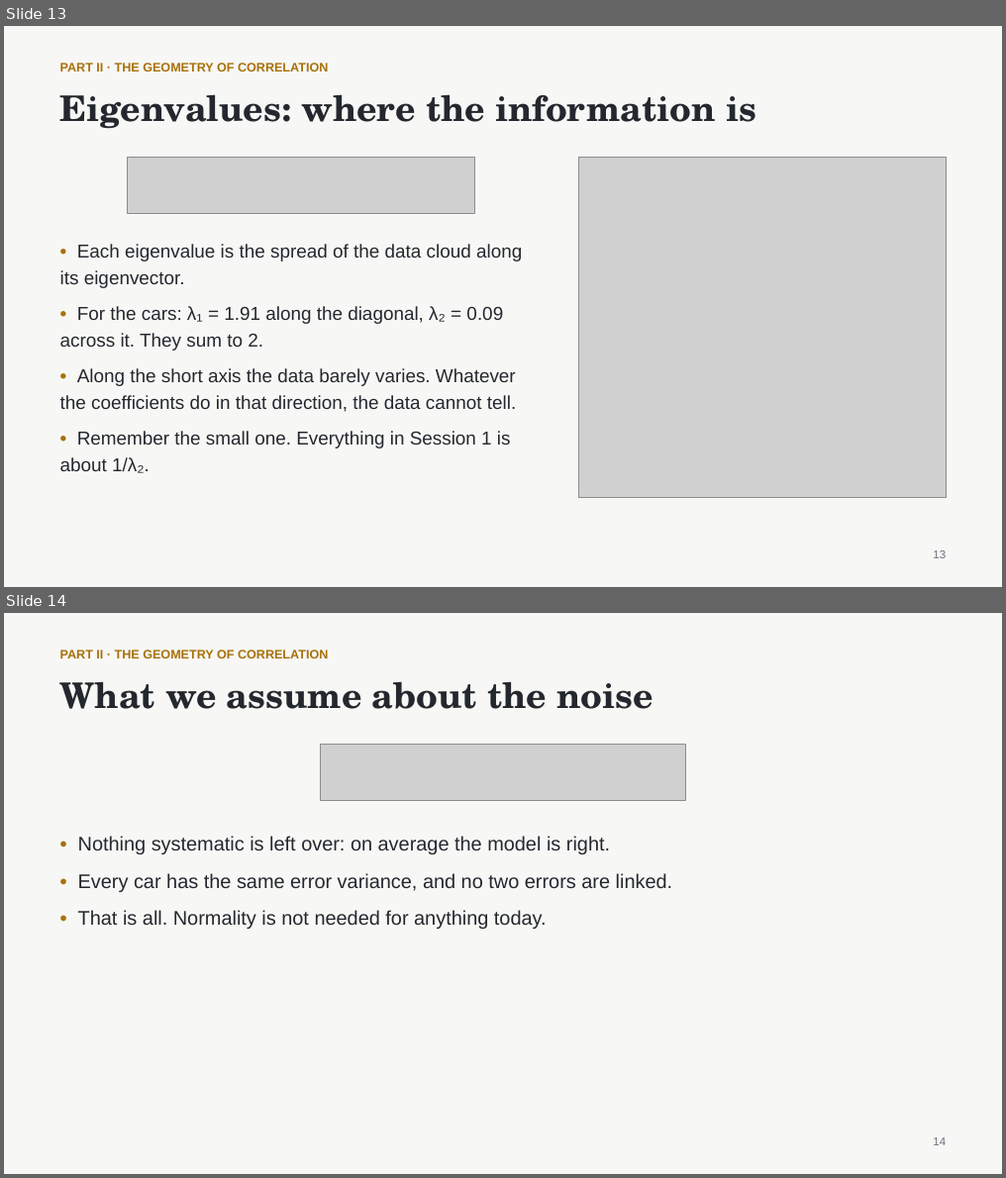
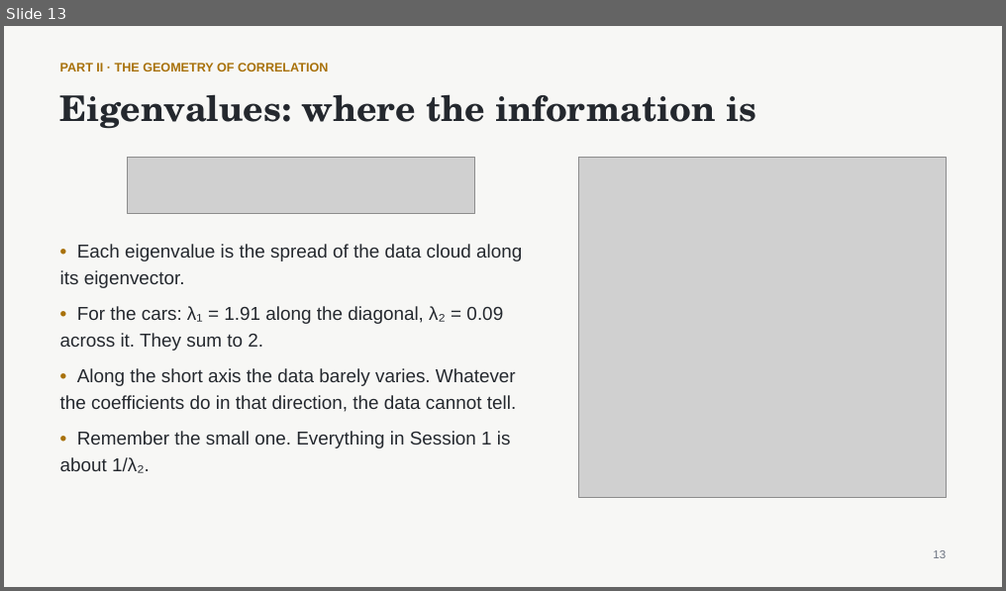
Before and after one commit to nurdauletakhanov/ReadingLab, a slide deck: public/slides/session-0-least-squares-foundations.pptx. Shown one above the other, each under a label of ours: slides 13 and 14 before the commit, slide 13 after it. The pictures are 1006x1178 and 1006x591 pixels, drawn with LibreOffice and Linux fonts; fonts in the diff are those of the drawing; grey boxes stand for pictures. Boxes give left, top, right and bottom in pixels: in the first picture for what was removed or moved away, otherwise in the second. Text is boxed around its words. In the diff, an @@ line names an element or a change of style, - is before the commit and + after.

```diff
--- a/public/slides/session-0-least-squares-foundations.pptx
+++ b/public/slides/session-0-least-squares-foundations.pptx
@@ slide 14 removed at [4, 613, 1002, 1174], background #F7F7F5 @@
@@ text removed at [60, 650, 328, 659] @@
-PART II · THE GEOMETRY OF CORRELATION
@@ text removed at [60, 681, 653, 709] @@
-What we assume about the noise
@@ picture removed at [321, 744, 685, 801] @@
@@ text removed at [78, 836, 672, 929] @@
-• Nothing systematic is left over: on average the model is right.
-• Every car has the same error variance, and no two errors are linked.
-• That is all. Normality is not needed for anything today.
@@ text removed at [933, 1138, 945, 1146] @@
-14
```
Also in this commit, not shown: 3 slides added, 2 other slides removed, 3 other files.
